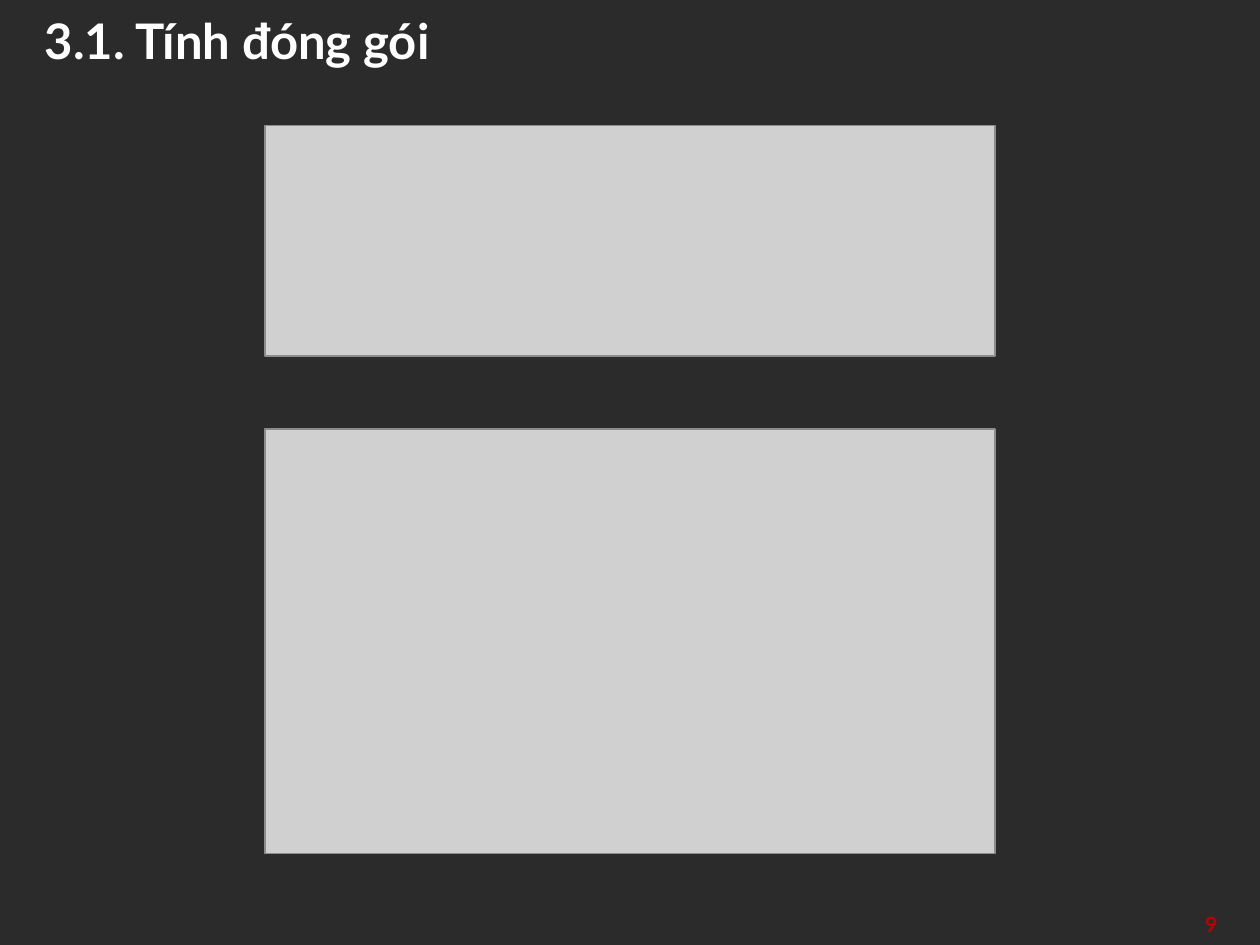
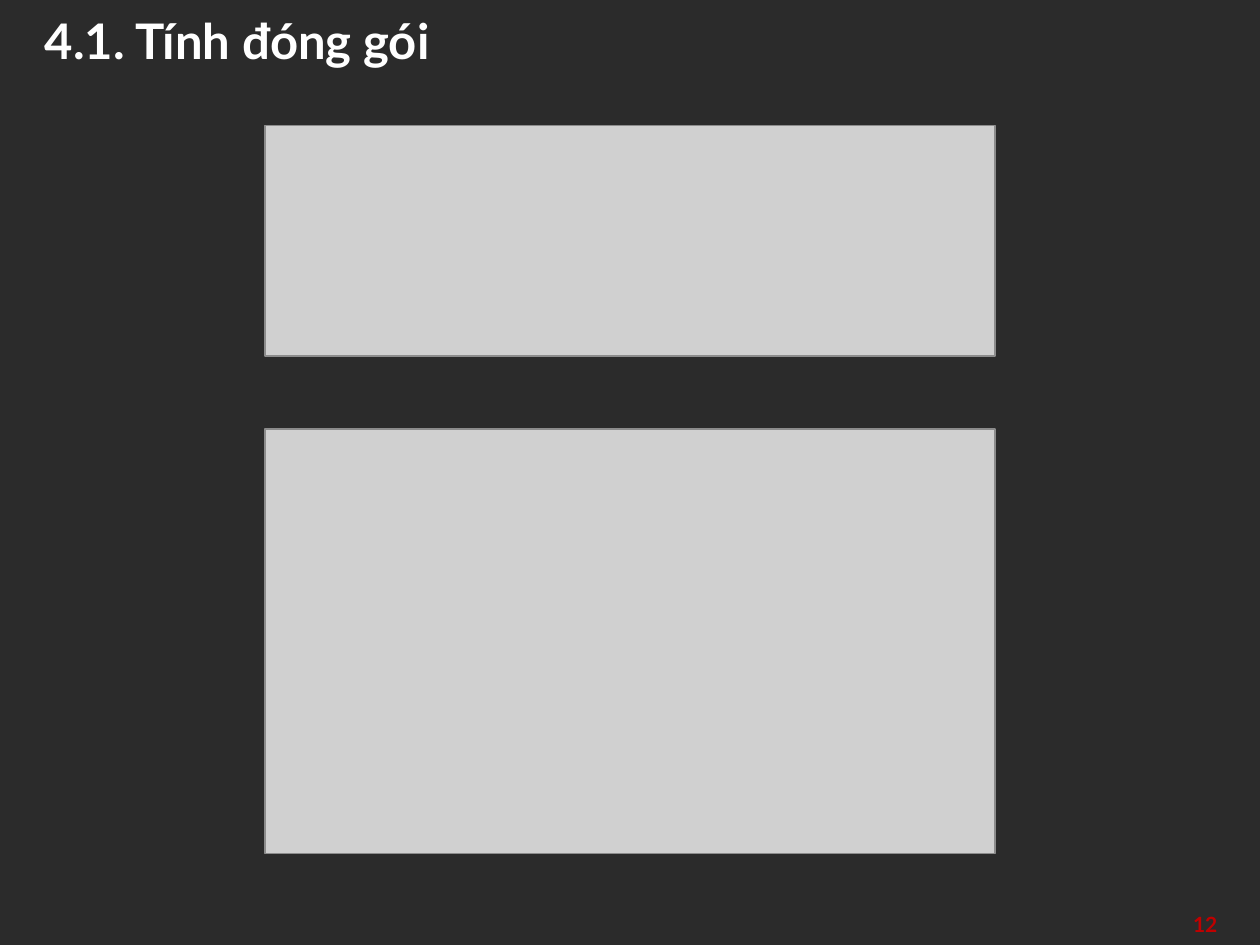
Before and after one commit to hkgkhanh/OOP-Final-Project, a slide deck: slide 12 of report/slide.pptx (slide 9 before the commit). Drawn at 1260x945 pixels with LibreOffice and Linux fonts; fonts in the diff are those of the drawing; grey boxes stand for pictures; background and template pictures are left out; a plain dark background stands for a picture behind light text. Boxes give left, top, right and bottom in pixels: in the first picture for what was removed or moved away, otherwise in the second. Text is boxed around its words. In the diff, an @@ line names an element or a change of style, - is before the commit and + after.

```diff
--- a/report/slide.pptx
+++ b/report/slide.pptx
@@ title at (45,22,430,68): text changed @@
-3.1. Tính đóng gói
+4.1. Tính đóng gói
@@ page number at (1193,916,1217,932): text changed @@
-9
+12
```
Also in this commit, not shown: 6 other slides changed, 1 slide added.
